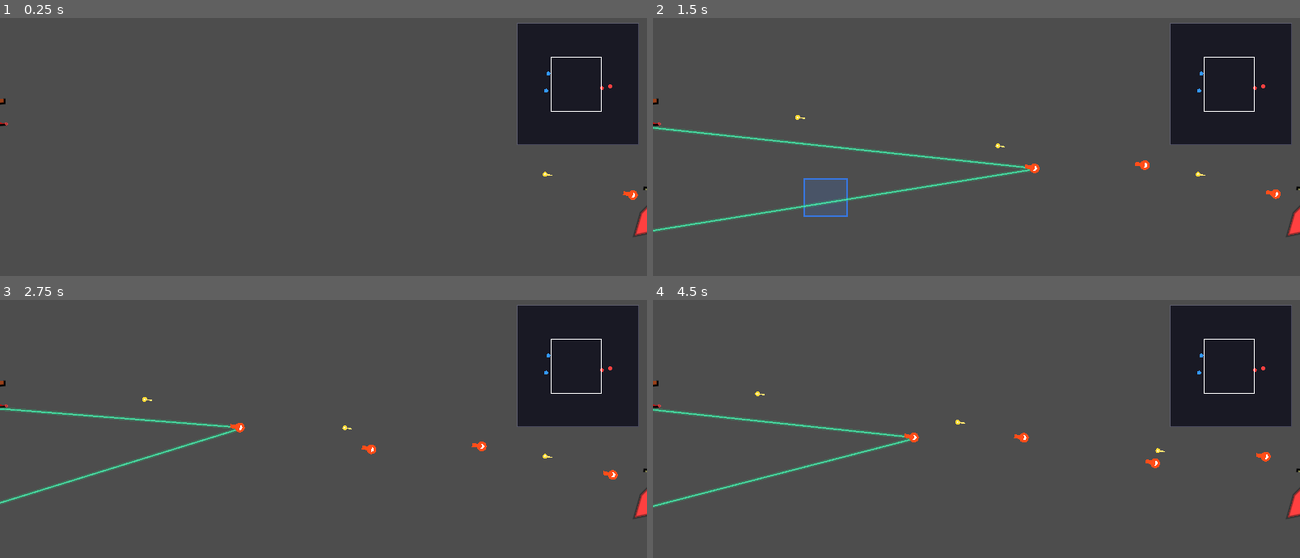
Above: before the commit, frames 1-4 (two rows, left to right).
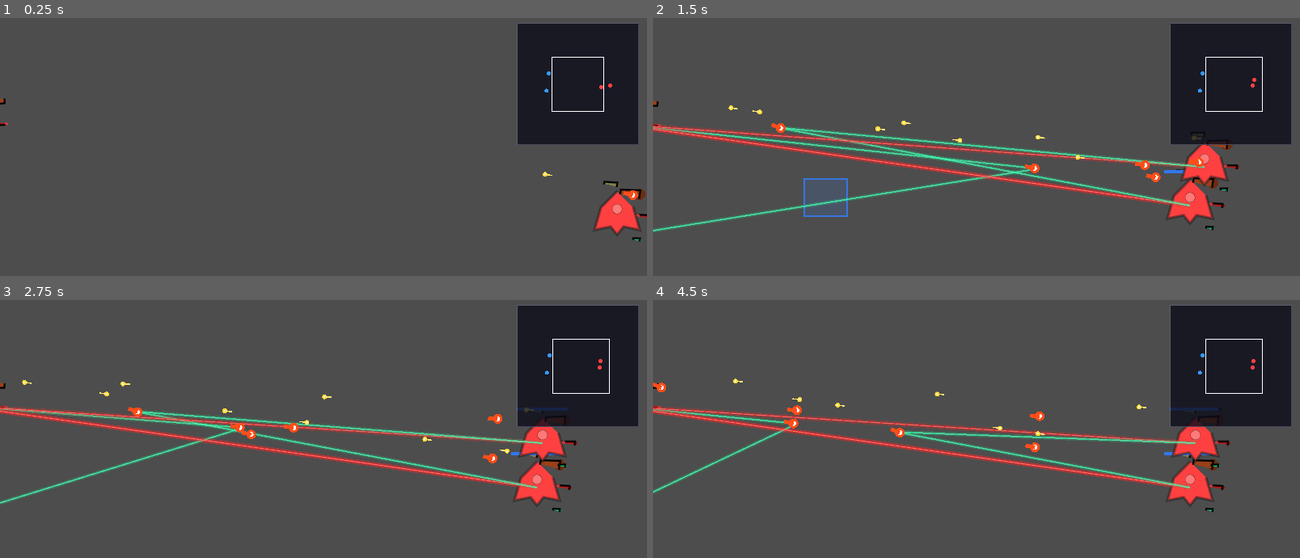
Above: after the commit, the same moments.

Repository: ZhanXuzhao/SpaceRTS
Game: Godot game, scene res://scenes/main.tscn
The game is run twice, just before and just after one commit, with the same random seed, the same clock (stepped at 60 frames per second) and the same inputs.
Inputs (mouse positions are in pixels of both pictures, inside the frame that each line leads up to):
- Up to frame 1 (0.25 s): no input
- Up to frame 2 (1.5 s): tap Enter at 0.5 s; move the mouse to (1118, 180) at 0.52 s; tap R at 0.6 s; click (1118, 180) at 0.67 s; drag from (847, 216) to (717, 105) at 1.27 s
- Up to frame 3 (2.75 s): move the mouse to (388, 400) at 2.02 s; hold Shift from 2.03 s (still down)
- Up to frame 4 (4.5 s): release Shift at 2.75 s; drag from (944, 552) to (1021, 449) at 2.77 s; move the mouse to (1170, 534) at 3.52 s; hold A 3.53-4.25 s; tap Q at 3.6 s; drag from (782, 423) to (678, 382) at 4.27 s

The runs differ from the first frame. In frame 1, 1.1% of the frame differs, in the area x 84-100%, y 15-87%; in frame 2, 6.6%; in frame 3, 6.7%; in frame 4, 8.1%, in the area x 0-100%, y 15-85%.

Commit message:
Fix: stop at approach_range (min offensive range), fire any weapon in range independently

Diff:
--- a/scripts/unit.gd
+++ b/scripts/unit.gd
@@ -123,38 +123,37 @@
 	# ---- 战斗 / 追击 ----
 	var max_range = _get_max_range()
 	var approach_range = _get_approach_range()
+	# ---- 开火：在最大射程内的武器独立检查射程开火 ----
 	if _current_target != null and max_range > 0:
 		var dist = global_position.distance_to(_current_target.global_position)
 		if dist <= max_range:
-			# 在射程内：攻击指令站定开火，移动指令边走边打
-			if _explicit_attack_target != null:
-				_is_moving = false
 			for i in range(slot_count):
 				var w = _slot_weapons[i]
 				if w != null and dist <= w.range and _slot_cooldowns[i] <= 0.0:
 					_fire_slot(i, _current_target)
 					_slot_cooldowns[i] = w.cooldown
-		else:
-			# 判断是否需要追击
+
+	# ---- 停靠 / 追击 ----
+	if _current_target != null and approach_range > 0:
+		var dist = global_position.distance_to(_current_target.global_position)
+		if dist <= approach_range and _explicit_attack_target != null:
+			_is_moving = false
+		elif dist > approach_range:
 			var should_chase := false
 			if _explicit_attack_target != null:
 				should_chase = true
 			elif _is_attack_move:
 				should_chase = true
 			elif not _is_moving:
-				# 空闲时自动追击
 				should_chase = true
 
 			if should_chase:
-				# 追击到最小射程进攻武器的范围内
 				var to_target = _current_target.global_position - global_position
 				var dir = to_target.normalized()
 				_target_position = _current_target.global_position - dir * approach_range * 0.85
 				_is_moving = true
-			# 纯移动指令不追击，继续走原路线
-			# 移动中的非追击单位：目标超出射程则清除，下次帧会重新获取
 			if not should_chase and is_instance_valid(_current_target):
-				if global_position.distance_to(_current_target.global_position) > approach_range * 1.2:
+				if dist > approach_range * 1.2:
 					_current_target = null
 	elif _current_target == null:
 		if _has_saved_move:
